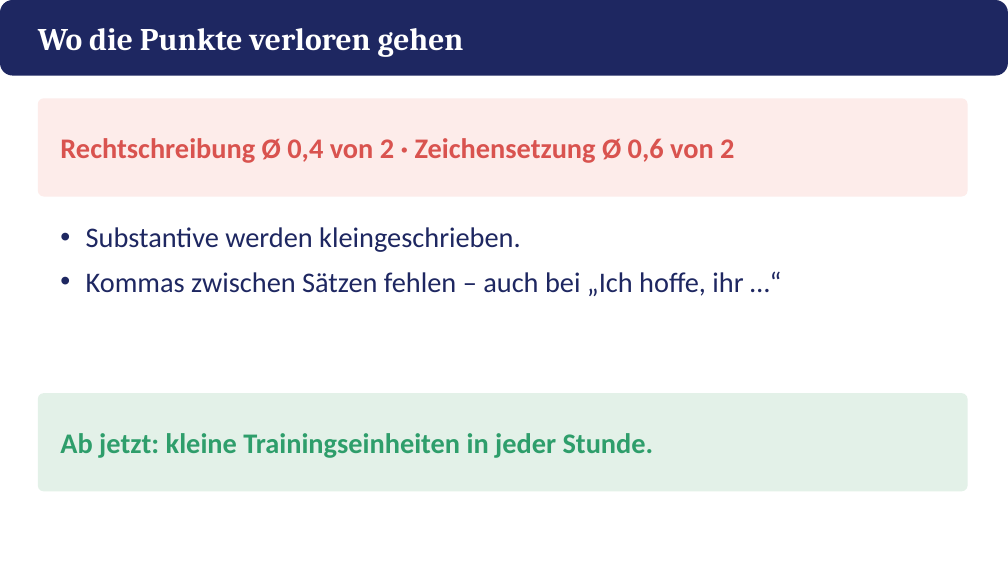
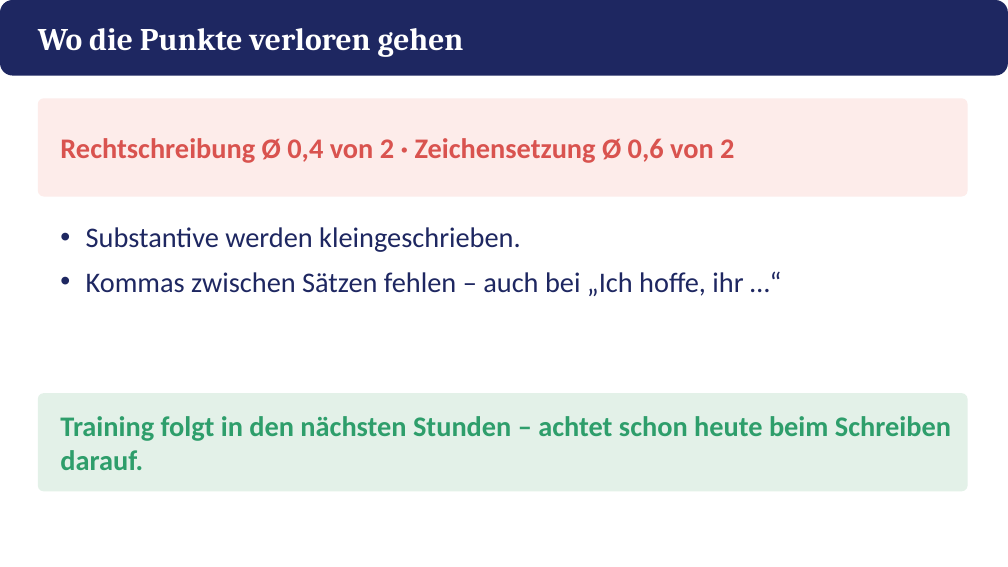
Before and after one commit to golzkonstantin-gif/Schule, a slide deck: slide 4 of Deutsch_11/Kafka_Appell/Praesentation_Kafkas_Appell.pptx. Drawn at 1008x567 pixels with LibreOffice and Linux fonts; fonts in the diff are those of the drawing. Boxes give left, top, right and bottom in pixels: in the first picture for what was removed or moved away, otherwise in the second. Text is boxed around its words. In the diff, an @@ line names an element or a change of style, - is before the commit and + after.

```diff
--- a/Deutsch_11/Kafka_Appell/Praesentation_Kafkas_Appell.pptx
+++ b/Deutsch_11/Kafka_Appell/Praesentation_Kafkas_Appell.pptx
@@ text at bbox=[60, 416, 951, 470]: text changed @@
-Ab jetzt: kleine Trainingseinheiten in jeder Stunde.
+Training folgt in den nächsten Stunden – achtet schon heute beim Schreiben darauf.
```
Also in this commit, not shown: 5 other slides changed, 10 slides removed, 14 other files.
